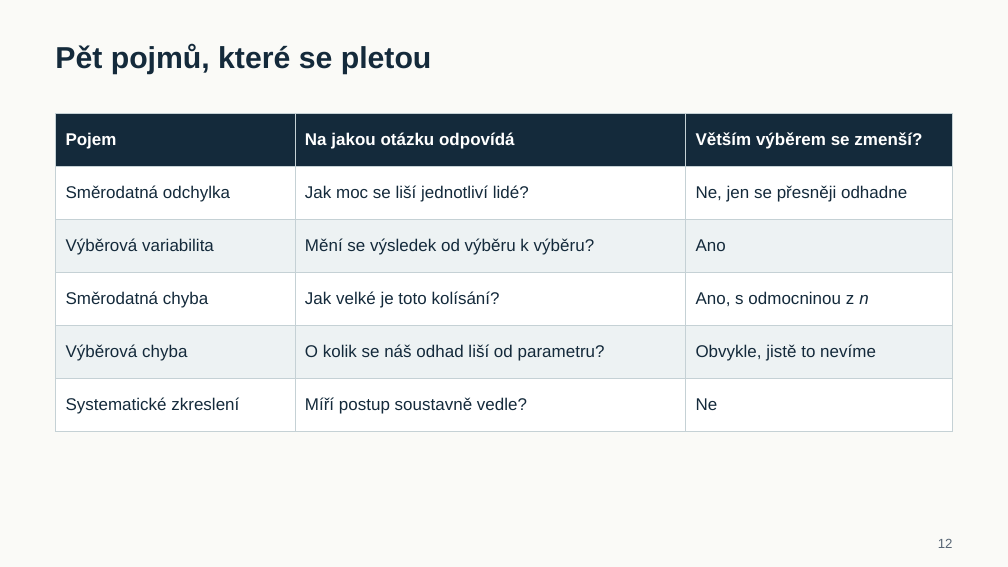
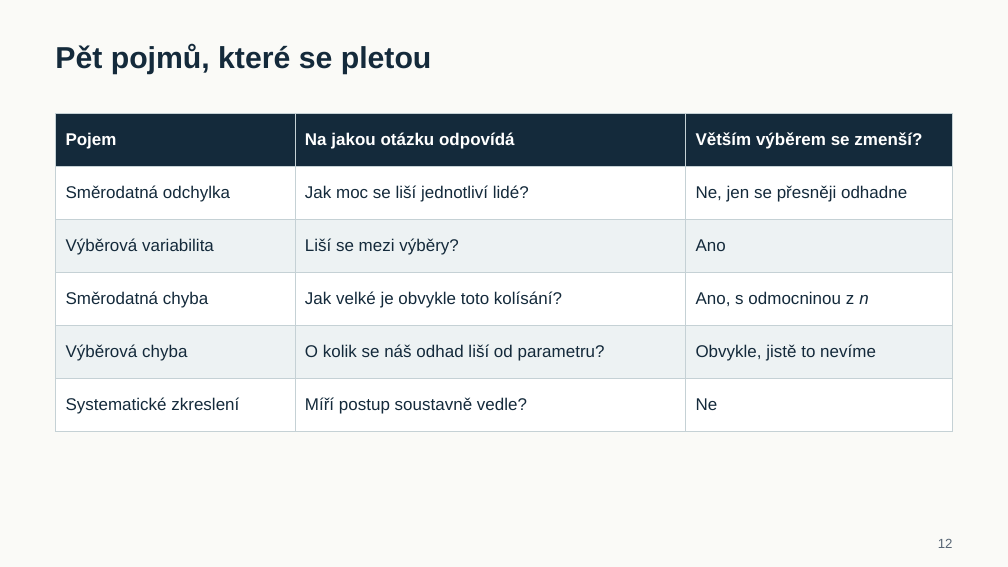
Before and after one commit to reckak/statistics-for-psychology, a slide deck: slide 12 of presentations/kapitola_06_vyberove_rozdeleni_a_testovani.pptx. Drawn at 1008x567 pixels with LibreOffice and Linux fonts; fonts in the diff are those of the drawing. Boxes give left, top, right and bottom in pixels: in the first picture for what was removed or moved away, otherwise in the second. Text is boxed around its words. In the diff, an @@ line names an element or a change of style, - is before the commit and + after.

```diff
--- a/presentations/kapitola_06_vyberove_rozdeleni_a_testovani.pptx
+++ b/presentations/kapitola_06_vyberove_rozdeleni_a_testovani.pptx
@@ table at bbox=[56, 114, 953, 431] @@
-row 3, column 2: Mění se výsledek od výběru k výběru?
+row 3, column 2: Liší se mezi výběry?
-row 4, column 2: Jak velké je toto kolísání?
+row 4, column 2: Jak velké je obvykle toto kolísání?
```
Also in this commit, not shown: 9 other slides changed, 1 other file.
